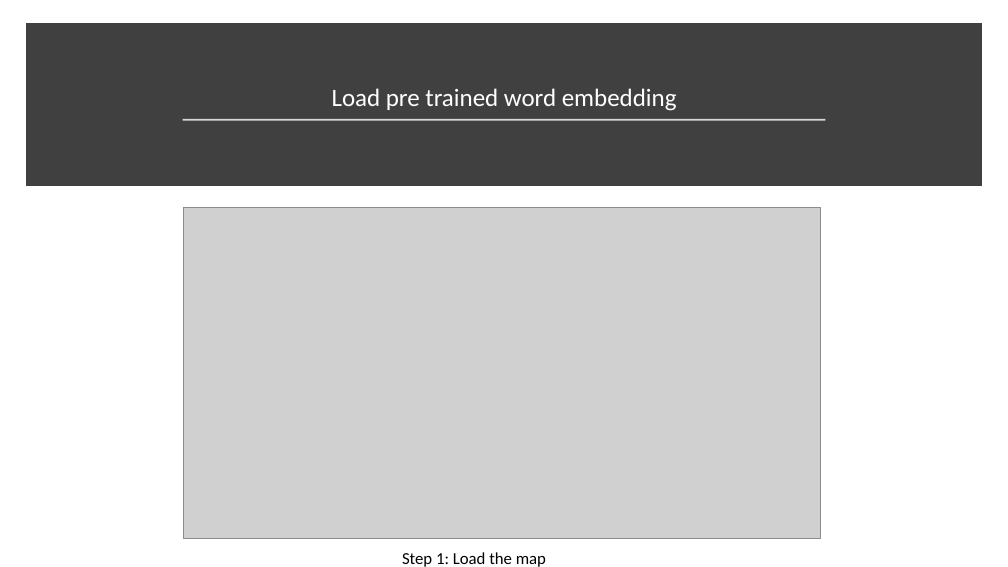
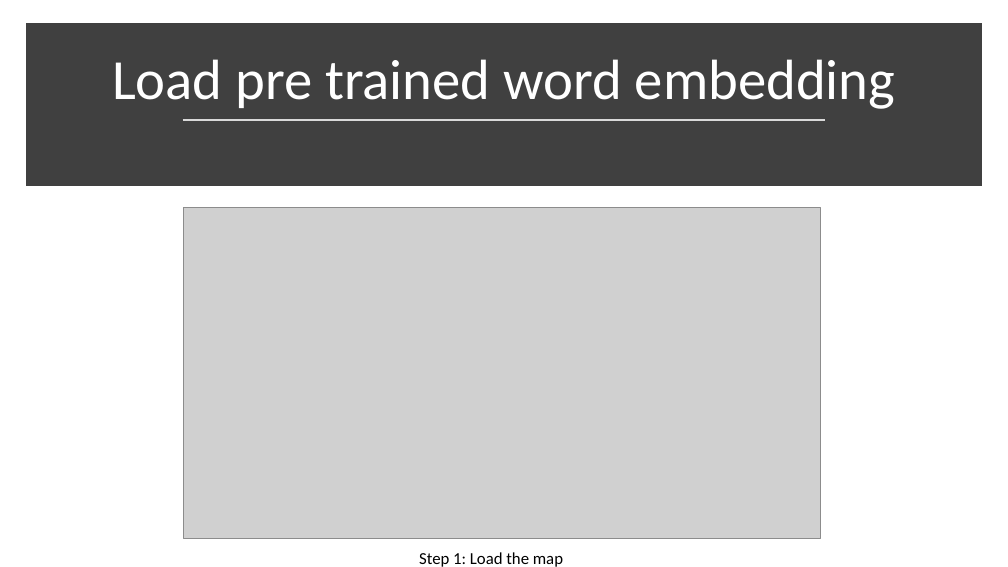
Before and after one commit to ravikg/deep-learning-nlp-kaggle-toxic-comment, a slide deck: slide 25 of ppt/workshop.pptx. Drawn at 1008x567 pixels with LibreOffice and Linux fonts; fonts in the diff are those of the drawing; grey boxes stand for pictures. Boxes give left, top, right and bottom in pixels: in the first picture for what was removed or moved away, otherwise in the second. Text is boxed around its words. In the diff, an @@ line names an element or a change of style, - is before the commit and + after.

Commit message:
fixing the ppt format and adding pdf version also

```diff
--- a/ppt/workshop.pptx
+++ b/ppt/workshop.pptx
@@ rectangle at (31, 29, 977, 181): outline #404040 10.01 pt to #404040 10 pt @@
@@ title "Load pre trained word embedding" at (112, 59, 895, 109): size 23.8 to 54 pt @@
@@ text "Step 1: Load the map": place and size @@
-text "Step 1: Load the map" at (402, 552, 546, 567)
+text "Step 1: Load the map" at (419, 552, 563, 567)
```
Also in this commit, not shown: 53 other slides changed, 2 other files.
